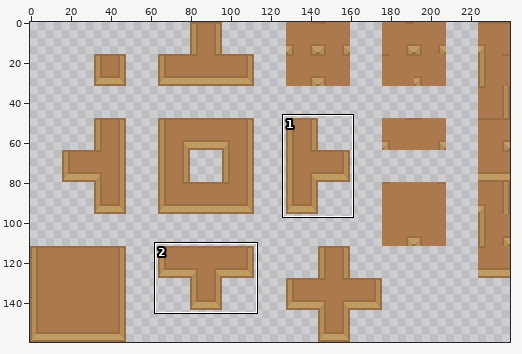
Pixel-art file -- Assets/_Project/Art/Aseprite/World Assets/ASE Wood Wall Tiles.aseprite. Above, an overview of the earlier version with the close-up marked.
Close-up. The starting point:
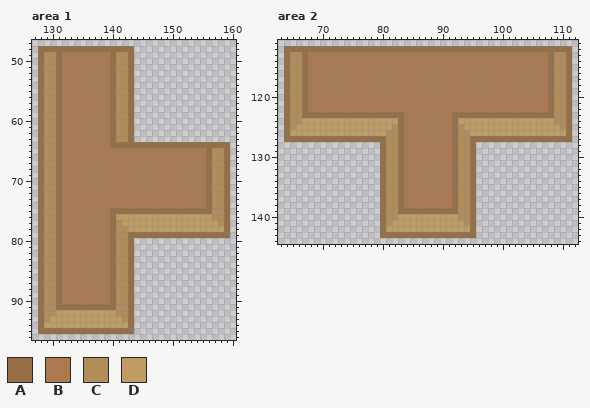
240x160 pixels, 1 frame. Shown: area 1: x 127..160, y 47..96; area 2: x 63..112, y 111..144. The commit also changed other parts of the picture, which this record leaves out.
Palette (. is transparent): A #986f44  B #ac794e  C #b48c57  D #c09c63
Pixels before, area 1, first column x 128:
48 AAAAAAAAAAAAAAAA................
49 ACCABBBBBBBBACCA................
50 ACCABBBBBBBBACCA................
51 ACCABBBBBBBBACCA................
52 ACCABBBBBBBBACCA................
53 ACCABBBBBBBBACCA................
54 ACCABBBBBBBBACCA................
55 ACCABBBBBBBBACCA................
56 ACCABBBBBBBBACCA................
57 ACCABBBBBBBBACCA................
58 ACCABBBBBBBBACCA................
59 ACCABBBBBBBBACCA................
60 ACCABBBBBBBBACCA................
61 ACCABBBBBBBBACCA................
62 ACCABBBBBBBBACCA................
63 ACCABBBBBBBBACCA................
64 ACCABBBBBBBBAAAAAAAAAAAAAAAAAAAA
65 ACCABBBBBBBBBBBBBBBBBBBBBBBBACCA
66 ACCABBBBBBBBBBBBBBBBBBBBBBBBACCA
67 ACCABBBBBBBBBBBBBBBBBBBBBBBBACCA
68 ACCABBBBBBBBBBBBBBBBBBBBBBBBACCA
69 ACCABBBBBBBBBBBBBBBBBBBBBBBBACCA
70 ACCABBBBBBBBBBBBBBBBBBBBBBBBACCA
71 ACCABBBBBBBBBBBBBBBBBBBBBBBBACCA
72 ACCABBBBBBBBBBBBBBBBBBBBBBBBACCA
73 ACCABBBBBBBBBBBBBBBBBBBBBBBBACCA
74 ACCABBBBBBBBBBBBBBBBBBBBBBBBACCA
75 ACCABBBBBBBBAAAAAAAAAAAAAAAAACCA
76 ACCABBBBBBBBADDDDDDDDDDDDDDDDCCA
77 ACCABBBBBBBBACDDDDDDDDDDDDDDDDCA
78 ACCABBBBBBBBACCDDDDDDDDDDDDDDDDA
79 ACCABBBBBBBBACCAAAAAAAAAAAAAAAAA
80 ACCABBBBBBBBACCA................
81 ACCABBBBBBBBACCA................
82 ACCABBBBBBBBACCA................
83 ACCABBBBBBBBACCA................
84 ACCABBBBBBBBACCA................
85 ACCABBBBBBBBACCA................
86 ACCABBBBBBBBACCA................
87 ACCABBBBBBBBACCA................
88 ACCABBBBBBBBACCA................
89 ACCABBBBBBBBACCA................
90 ACCABBBBBBBBACCA................
91 ACCAAAAAAAAAACCA................
92 ACCDDDDDDDDDDCCA................
93 ACDDDDDDDDDDDDCA................
94 ADDDDDDDDDDDDDDA................
95 AAAAAAAAAAAAAAAA................
Pixels before, area 2, first column x 64:
112 AAAAAAAAAAAAAAAAAAAAAAAAAAAAAAAAAAAAAAAAAAAAAAAA
113 ACCABBBBBBBBBBBBBBBBBBBBBBBBBBBBBBBBBBBBBBBBACCA
114 ACCABBBBBBBBBBBBBBBBBBBBBBBBBBBBBBBBBBBBBBBBACCA
115 ACCABBBBBBBBBBBBBBBBBBBBBBBBBBBBBBBBBBBBBBBBACCA
116 ACCABBBBBBBBBBBBBBBBBBBBBBBBBBBBBBBBBBBBBBBBACCA
117 ACCABBBBBBBBBBBBBBBBBBBBBBBBBBBBBBBBBBBBBBBBACCA
118 ACCABBBBBBBBBBBBBBBBBBBBBBBBBBBBBBBBBBBBBBBBACCA
119 ACCABBBBBBBBBBBBBBBBBBBBBBBBBBBBBBBBBBBBBBBBACCA
120 ACCABBBBBBBBBBBBBBBBBBBBBBBBBBBBBBBBBBBBBBBBACCA
121 ACCABBBBBBBBBBBBBBBBBBBBBBBBBBBBBBBBBBBBBBBBACCA
122 ACCABBBBBBBBBBBBBBBBBBBBBBBBBBBBBBBBBBBBBBBBACCA
123 ACCAAAAAAAAAAAAAAAAABBBBBBBBAAAAAAAAAAAAAAAAACCA
124 ACCDDDDDDDDDDDDDDDDABBBBBBBBADDDDDDDDDDDDDDDDCCA
125 ACDDDDDDDDDDDDDDDDCABBBBBBBBACDDDDDDDDDDDDDDDDCA
126 ADDDDDDDDDDDDDDDDCCABBBBBBBBACCDDDDDDDDDDDDDDDDA
127 AAAAAAAAAAAAAAAAACCABBBBBBBBACCAAAAAAAAAAAAAAAAA
128 ................ACCABBBBBBBBACCA................
129 ................ACCABBBBBBBBACCA................
130 ................ACCABBBBBBBBACCA................
131 ................ACCABBBBBBBBACCA................
132 ................ACCABBBBBBBBACCA................
133 ................ACCABBBBBBBBACCA................
134 ................ACCABBBBBBBBACCA................
135 ................ACCABBBBBBBBACCA................
136 ................ACCABBBBBBBBACCA................
137 ................ACCABBBBBBBBACCA................
138 ................ACCABBBBBBBBACCA................
139 ................ACCAAAAAAAAAACCA................
140 ................ACCDDDDDDDDDDCCA................
141 ................ACDDDDDDDDDDDDCA................
142 ................ADDDDDDDDDDDDDDA................
143 ................AAAAAAAAAAAAAAAA................
After:
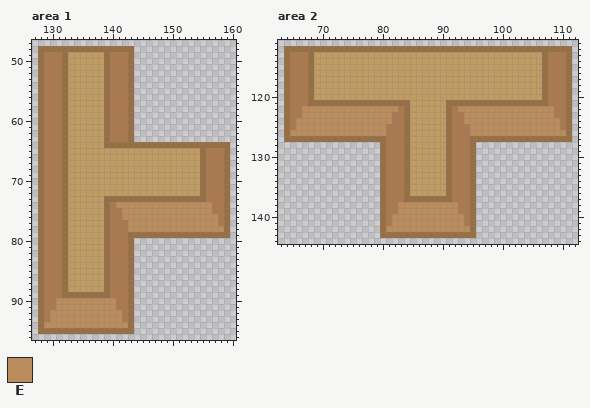
Colours new in this view: E #bb8c5c
Changes in this commit:
Changed rows in their new state; - is an unchanged pixel.
Area 1:
first column x 129:
49 BBBADDDDDDABBB----------------
50 BBBADDDDDDABBB----------------
51 BBBADDDDDDABBB----------------
52 BBBADDDDDDABBB----------------
53 BBBADDDDDDABBB----------------
54 BBBADDDDDDABBB----------------
55 BBBADDDDDDABBB----------------
56 BBBADDDDDDABBB----------------
57 BBBADDDDDDABBB----------------
58 BBBADDDDDDABBB----------------
59 BBBADDDDDDABBB----------------
60 BBBADDDDDDABBB----------------
61 BBBADDDDDDABBB----------------
62 BBBADDDDDDABBB----------------
63 BBBADDDDDDABBB----------------
64 BBBADDDDDDA-------------------
65 BBBADDDDDDDDDDDDDDDDDDDDDDABBB
66 BBBADDDDDDDDDDDDDDDDDDDDDDABBB
67 BBBADDDDDDDDDDDDDDDDDDDDDDABBB
68 BBBADDDDDDDDDDDDDDDDDDDDDDABBB
69 BBBADDDDDDDDDDDDDDDDDDDDDDABBB
70 BBBADDDDDDDDDDDDDDDDDDDDDDABBB
71 BBBADDDDDDDDDDDDDDDDDDDDDDABBB
72 BBBADDDDDDDDDDDDDDDDDDDDDDABBB
73 BBBADDDDDDAAAAAAAAAAAAAAAAABBB
74 BBBADDDDDDA-EEEEEEEEEEEEEEEEBB
75 BBBADDDDDDABBEEEEEEEEEEEEEEEBB
76 BBBADDDDDDABBEEEEEEEEEEEEEEEEB
77 BBBADDDDDDABBBEEEEEEEEEEEEEEEB
78 BBBADDDDDDABBBEEEEEEEEEEEEEEEE
79 BBBADDDDDDABBB----------------
80 BBBADDDDDDABBB----------------
81 BBBADDDDDDABBB----------------
82 BBBADDDDDDABBB----------------
83 BBBADDDDDDABBB----------------
84 BBBADDDDDDABBB----------------
85 BBBADDDDDDABBB----------------
86 BBBADDDDDDABBB----------------
87 BBBADDDDDDABBB----------------
88 BBBADDDDDDABBB----------------
89 BBBAAAAAAAABBB----------------
90 BBEEEEEEEEEEBB----------------
91 BBEEEEEEEEEEBB----------------
92 BEEEEEEEEEEEEB----------------
93 BEEEEEEEEEEEEB----------------
94 EEEEEEEEEEEEEE----------------
Area 2:
first column x 65:
113 BBBADDDDDDDDDDDDDDDDDDDDDDDDDDDDDDDDDDDDDDABBB
114 BBBADDDDDDDDDDDDDDDDDDDDDDDDDDDDDDDDDDDDDDABBB
115 BBBADDDDDDDDDDDDDDDDDDDDDDDDDDDDDDDDDDDDDDABBB
116 BBBADDDDDDDDDDDDDDDDDDDDDDDDDDDDDDDDDDDDDDABBB
117 BBBADDDDDDDDDDDDDDDDDDDDDDDDDDDDDDDDDDDDDDABBB
118 BBBADDDDDDDDDDDDDDDDDDDDDDDDDDDDDDDDDDDDDDABBB
119 BBBADDDDDDDDDDDDDDDDDDDDDDDDDDDDDDDDDDDDDDABBB
120 BBBADDDDDDDDDDDDDDDDDDDDDDDDDDDDDDDDDDDDDDABBB
121 BBBAAAAAAAAAAAAAAAAADDDDDDAAAAAAAAAAAAAAAAABBB
122 BBEEEEEEEEEEEEEEEE-ADDDDDDA-EEEEEEEEEEEEEEEEBB
123 BBEEEEEEEEEEEEEEEBBADDDDDDABBEEEEEEEEEEEEEEEBB
124 BEEEEEEEEEEEEEEEEBBADDDDDDABBEEEEEEEEEEEEEEEEB
125 BEEEEEEEEEEEEEEEBBBADDDDDDABBBEEEEEEEEEEEEEEEB
126 EEEEEEEEEEEEEEEEBBBADDDDDDABBBEEEEEEEEEEEEEEEE
127 ----------------BBBADDDDDDABBB----------------
128 ----------------BBBADDDDDDABBB----------------
129 ----------------BBBADDDDDDABBB----------------
130 ----------------BBBADDDDDDABBB----------------
131 ----------------BBBADDDDDDABBB----------------
132 ----------------BBBADDDDDDABBB----------------
133 ----------------BBBADDDDDDABBB----------------
134 ----------------BBBADDDDDDABBB----------------
135 ----------------BBBADDDDDDABBB----------------
136 ----------------BBBADDDDDDABBB----------------
137 ----------------BBBAAAAAAAABBB----------------
138 ----------------BBEEEEEEEEEEBB----------------
139 ----------------BBEEEEEEEEEEBB----------------
140 ----------------BEEEEEEEEEEEEB----------------
141 ----------------BEEEEEEEEEEEEB----------------
142 ----------------EEEEEEEEEEEEEE----------------
